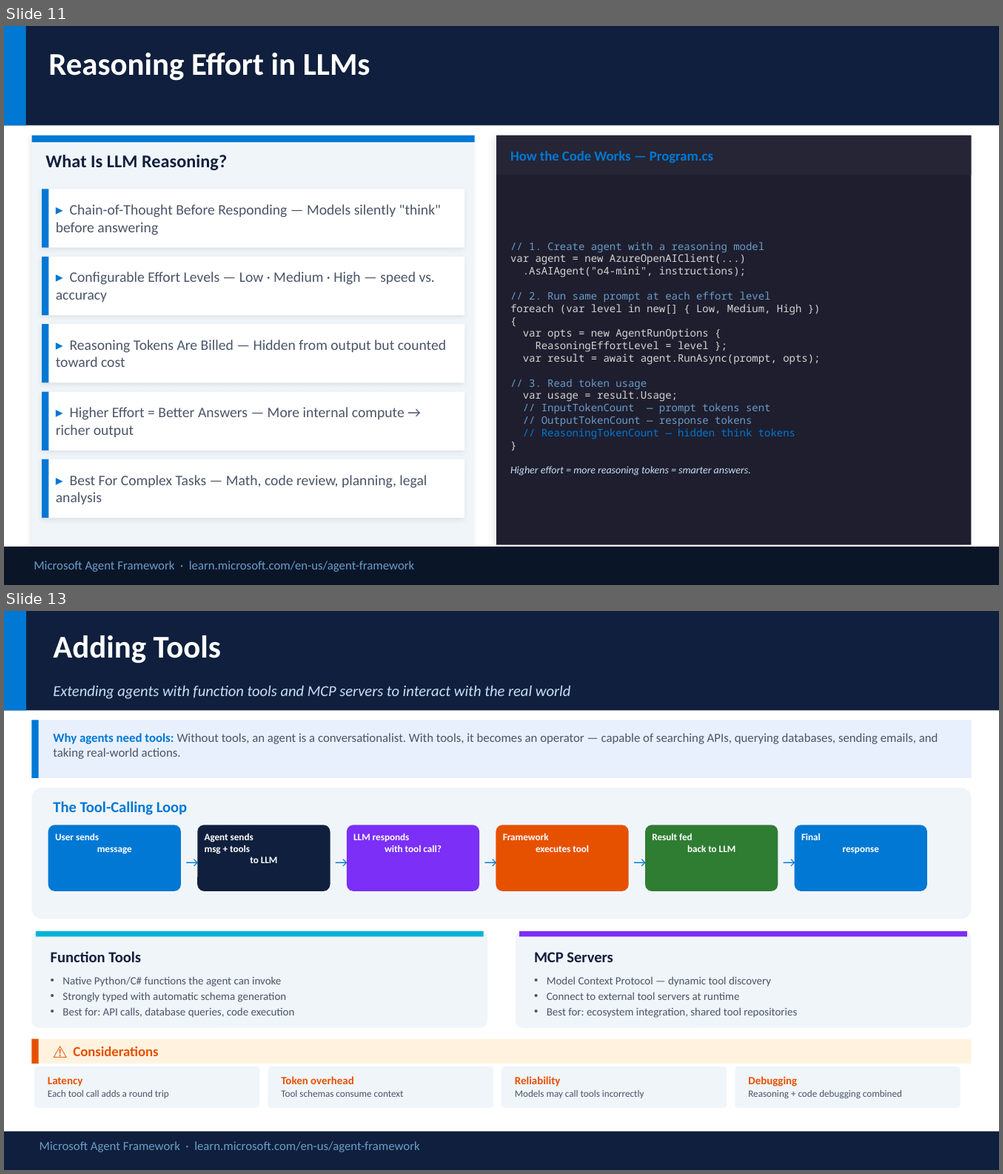
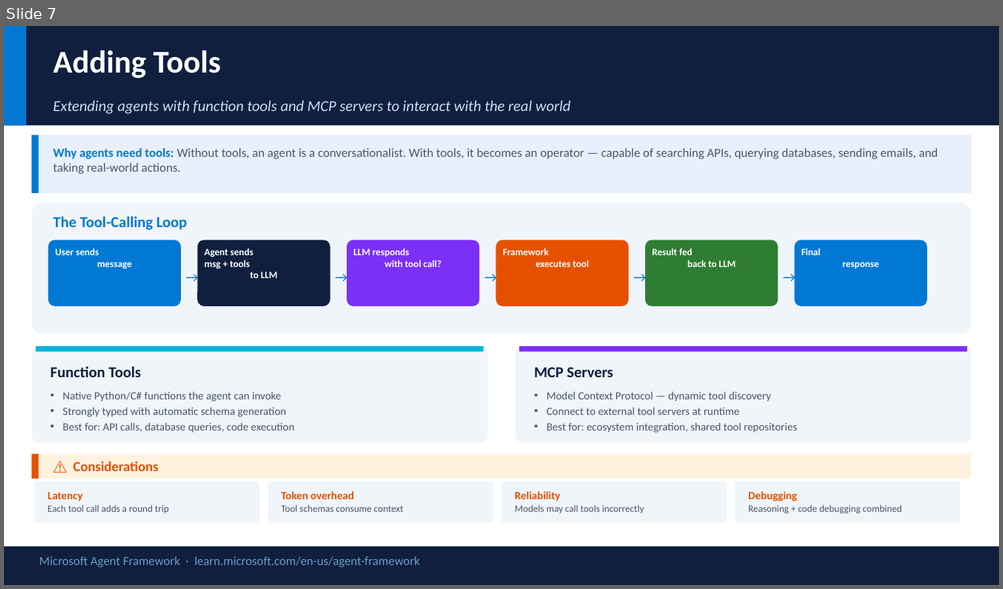
Before and after one commit to satyasyamnn/learning_agent_framework, a slide deck: Microsoft Agent Framework.pptx. Shown one above the other, each under a label of ours: slides 11 and 13 before the commit, slide 7 after it; the slides between them are not shown. The pictures are 1003x1174 and 1003x589 pixels, drawn with LibreOffice and Linux fonts; fonts in the diff are those of the drawing. Boxes give left, top, right and bottom in pixels: in the first picture for what was removed or moved away, otherwise in the second. Text is boxed around its words. In the diff, an @@ line names an element or a change of style, - is before the commit and + after.

```diff
--- a/Microsoft Agent Framework.pptx
+++ b/Microsoft Agent Framework.pptx
@@ slide 11 removed at (x1=4, y1=26, x2=999, y2=585), background #FFFFFF @@
@@ rectangle removed at (x1=4, y1=26, x2=999, y2=125) @@
@@ rectangle removed at (x1=4, y1=26, x2=25, y2=125) @@
@@ text removed at (x1=48, y1=53, x2=370, y2=81) @@
-Reasoning Effort in LLMs
@@ rectangle removed at (x1=31, y1=136, x2=474, y2=545) @@
@@ rectangle removed at (x1=31, y1=136, x2=474, y2=142) @@
@@ rectangle removed at (x1=496, y1=136, x2=971, y2=545) @@
@@ rectangle removed at (x1=496, y1=136, x2=971, y2=175) @@
@@ text removed at (x1=45, y1=155, x2=227, y2=170) @@
-What Is LLM Reasoning?
@@ text removed at (x1=510, y1=151, x2=713, y2=163) @@
-How the Code Works — Program.cs
@@ rectangle removed at (x1=42, y1=190, x2=465, y2=248) @@
@@ rectangle removed at (x1=42, y1=190, x2=48, y2=248) @@
@@ text removed at (x1=56, y1=204, x2=441, y2=235) @@
-▸ Chain-of-Thought Before Responding — Models silently "think" before answering
@@ text removed at (x1=510, y1=242, x2=819, y2=476) @@
-// 1. Create agent with a reasoning model
-var agent = new AzureOpenAIClient(...)
-.AsAIAgent("o4-mini", instructions);
-// 2. Run same prompt at each effort level
-foreach (var level in new[] { Low, Medium, High })
-{
-var opts = new AgentRunOptions {
-ReasoningEffortLevel = level };
-var result = await agent.RunAsync(prompt, opts);
-// 3. Read token usage
-var usage = result.Usage;
-// InputTokenCount — prompt tokens sent
-// OutputTokenCount — response tokens
-// ReasoningTokenCount — hidden think tokens
-}
-Higher effort = more reasoning tokens = smarter answers.
@@ rectangle removed at (x1=42, y1=257, x2=465, y2=315) @@
@@ rectangle removed at (x1=42, y1=257, x2=48, y2=315) @@
@@ text removed at (x1=56, y1=272, x2=435, y2=302) @@
-▸ Configurable Effort Levels — Low · Medium · High — speed vs. accuracy
@@ rectangle removed at (x1=42, y1=324, x2=465, y2=383) @@
@@ rectangle removed at (x1=42, y1=324, x2=48, y2=383) @@
@@ text removed at (x1=56, y1=340, x2=446, y2=367) @@
-▸ Reasoning Tokens Are Billed — Hidden from output but counted toward cost
@@ rectangle removed at (x1=42, y1=392, x2=465, y2=452) @@
@@ rectangle removed at (x1=42, y1=392, x2=48, y2=452) @@
@@ text removed at (x1=56, y1=407, x2=404, y2=437) @@
-▸ Higher Effort = Better Answers — More internal compute → richer output
@@ rectangle removed at (x1=42, y1=460, x2=465, y2=518) @@
@@ rectangle removed at (x1=42, y1=460, x2=48, y2=518) @@
@@ text removed at (x1=56, y1=475, x2=427, y2=505) @@
-▸ Best For Complex Tasks — Math, code review, planning, legal analysis
@@ rectangle removed at (x1=4, y1=548, x2=999, y2=585) @@
@@ text removed at (x1=34, y1=561, x2=414, y2=572) @@
-Microsoft Agent Framework · learn.microsoft.com/en-us/agent-framework
@@ what was slide 13 is now slide 7 @@
```
Also in this commit, not shown: 4 slides changed, 6 other slides removed, 2 other files.
